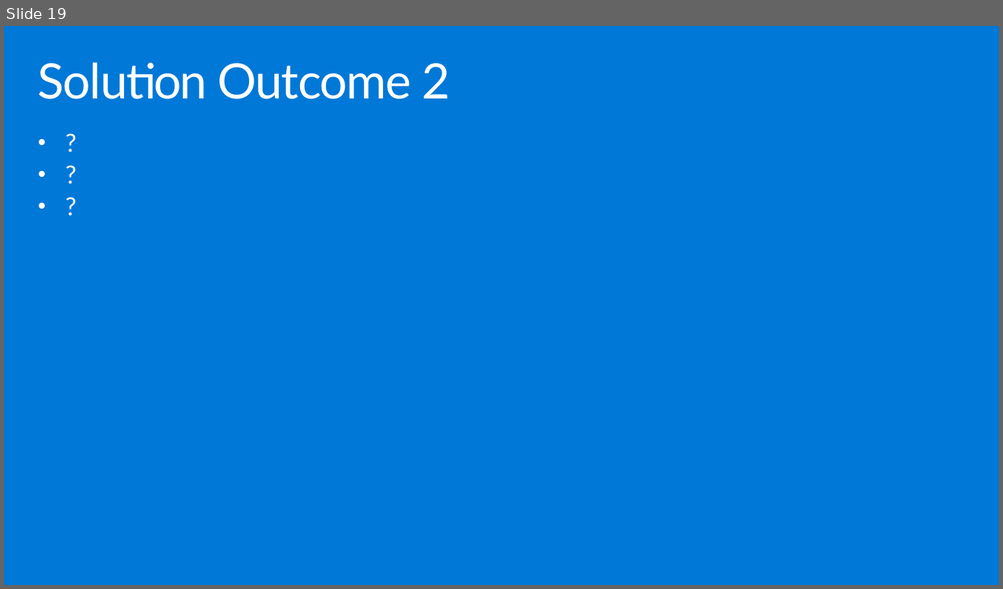
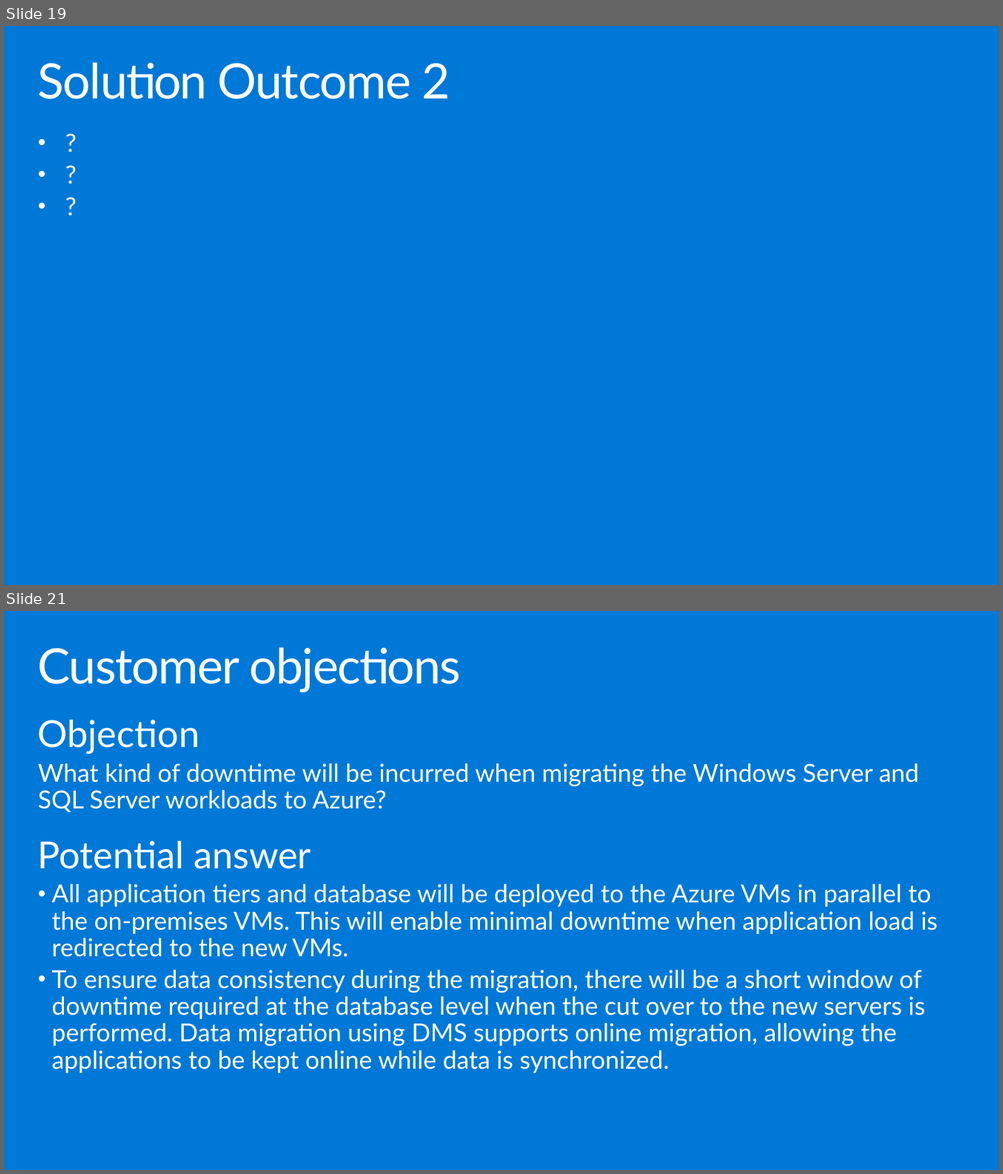
Before and after one commit to solliancenet/-Building-the-business-migration-case-with-Windows-Server-and-SQL-Server, a slide deck: Whiteboard design session/WDS trainer presentation - Building the business migration case with Windows Server and SQL Server.pptx. Shown one above the other, each under a label of ours: slide 19 before the commit, slides 19 and 21 after it; the slides between them are not shown. The pictures are 1003x589 and 1003x1174 pixels, drawn with LibreOffice and Linux fonts; fonts in the diff are those of the drawing. Boxes give left, top, right and bottom in pixels: in the first picture for what was removed or moved away, otherwise in the second. Text is boxed around its words. In the diff, an @@ line names an element or a change of style, - is before the commit and + after.

```diff
--- a/Whiteboard design session/WDS trainer presentation - Building the business migration case with Windows Server and SQL Server.pptx
+++ b/Whiteboard design session/WDS trainer presentation - Building the business migration case with Windows Server and SQL Server.pptx
@@ slide 21 added at [4,611,999,1170], background #0078D7 @@
@@ title added at [38,647,461,692], 47 pt, text #FFFFFF @@
+Customer objections
@@ text added at [38,720,938,1073], 24 pt, text #FFFFFF @@
+Objection
+What kind of downtime will be incurred when migrating the Windows Server and SQL Server workloads to Azure?
+Potential answer
+• All application tiers and database will be deployed to the Azure VMs in parallel to the on-premises VMs. This will enable minimal downtime when application load is redirected to the new VMs.
+• To ensure data consistency during the migration, there will be a short window of downtime required at the database level when the cut over to the new servers is performed. Data migration using DMS supports online migration, allowing the applications to be kept online while data is synchronized.
```
Also in this commit, not shown: 2 slides changed, 3 other slides added, 1 other file.
